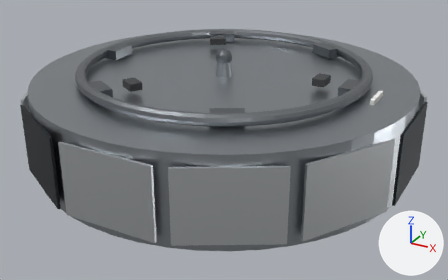
The glTF model assets-src/ship-modules/docking-port-standard.glb, before and after one commit.
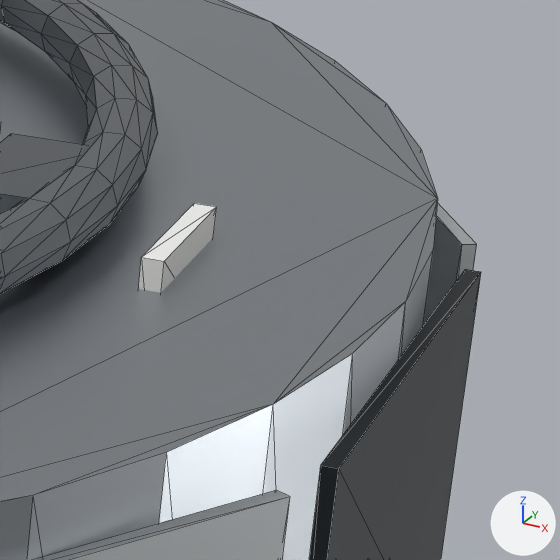
There are two pictures of each version: one whole from a camera (50 mm lens) standing at (2.921, -5.31, 2.313) and looking at (0.08, -0.145, -0.27), one close up on the part from 77% to 98% of the width and 20% to 54% of the height. Lighting does not change. The marker at lower right points along +X, +Y and +Z. The older version's two pictures come first. The close-ups show mesh edges as thin lines. Vertices at exactly the same position are counted once.

In view in the first close-up: 'alignment_target', 'capture_latch_0', 'dock_cover_panel_0', 'dock_cover_panel_1', 'dock_cover_panel_11', 'interface-ring', 'ring'.
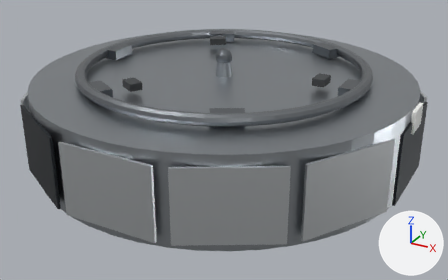
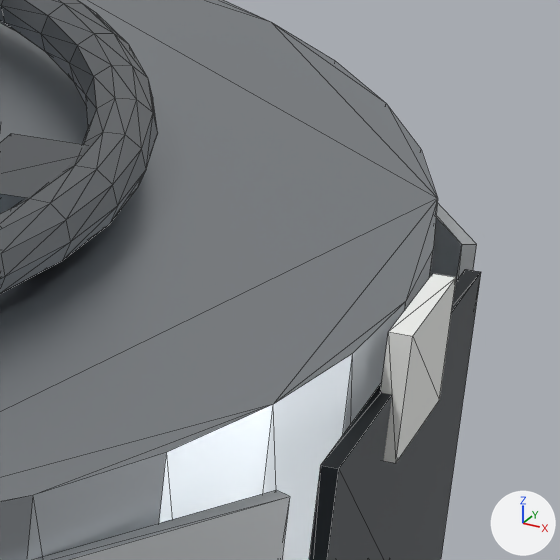
Patch to the scene script:
```diff
--- a/assets-src/ship-modules/docking-port-standard.glb.py
+++ b/assets-src/ship-modules/docking-port-standard.glb.py
@@ me_alignment_target @@
 # used by ob_alignment_target; location = (0.0, 0.0, 0.0)
-me_alignment_target.from_pydata(...)  # 8 vertices, 12 faces; spans x 1.557..1.592, y -0.14..0.14, z 0.23..0.43
+me_alignment_target.from_pydata(...)  # 8 vertices, 12 faces; spans x 1.928..1.963, y -0.14..0.14, z 0.18..0.38
+# me_alignment_target part 1: the whole mesh is moved by (0.371, 0.0, -0.05)
 me_alignment_target.materials.append(mat_mat_white_thermal_fabric)
```

Where the change shows, as pixel boxes (x1, y1, x2, y2) in the close-ups (560 x 560 px):
'alignment_target', moved: before (138, 203, 217, 293); after (381, 273, 456, 463)
